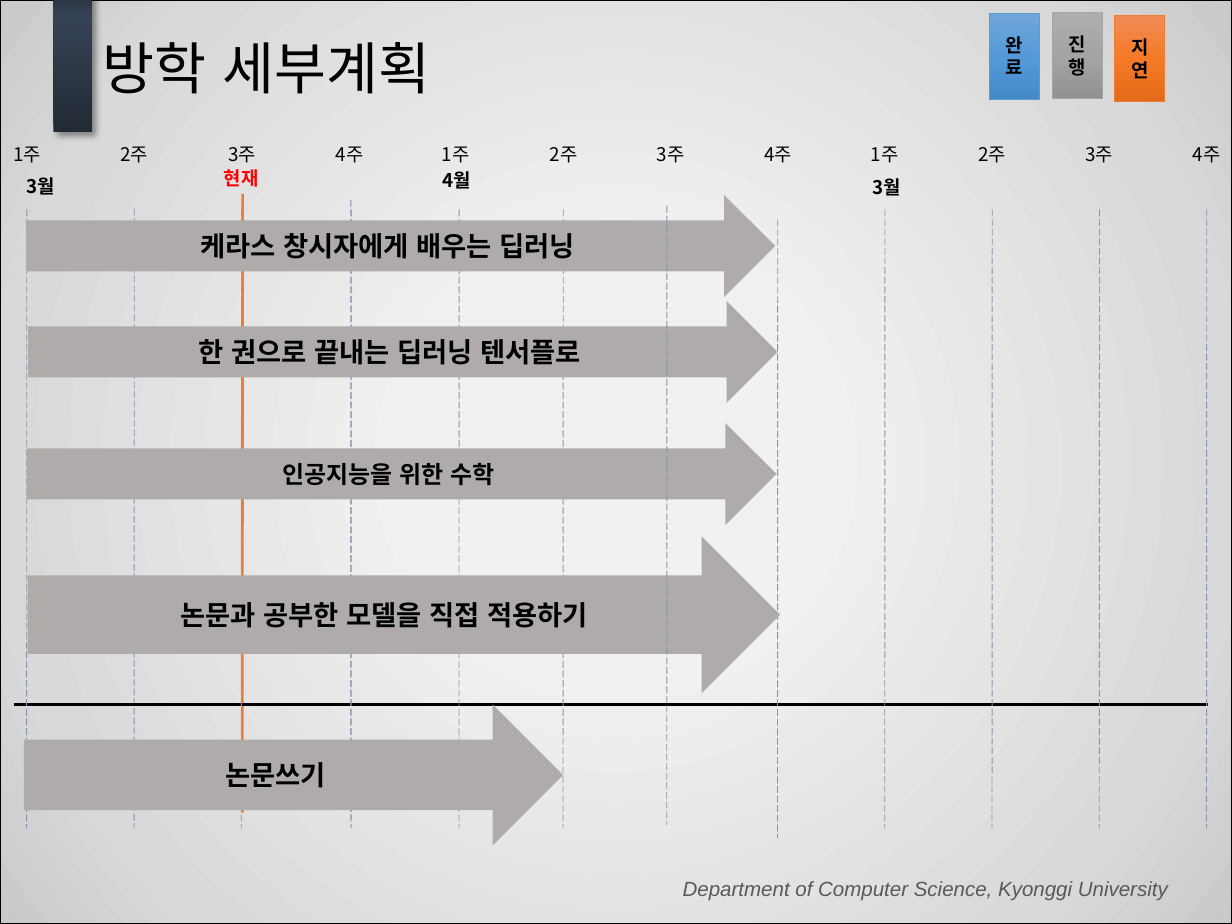
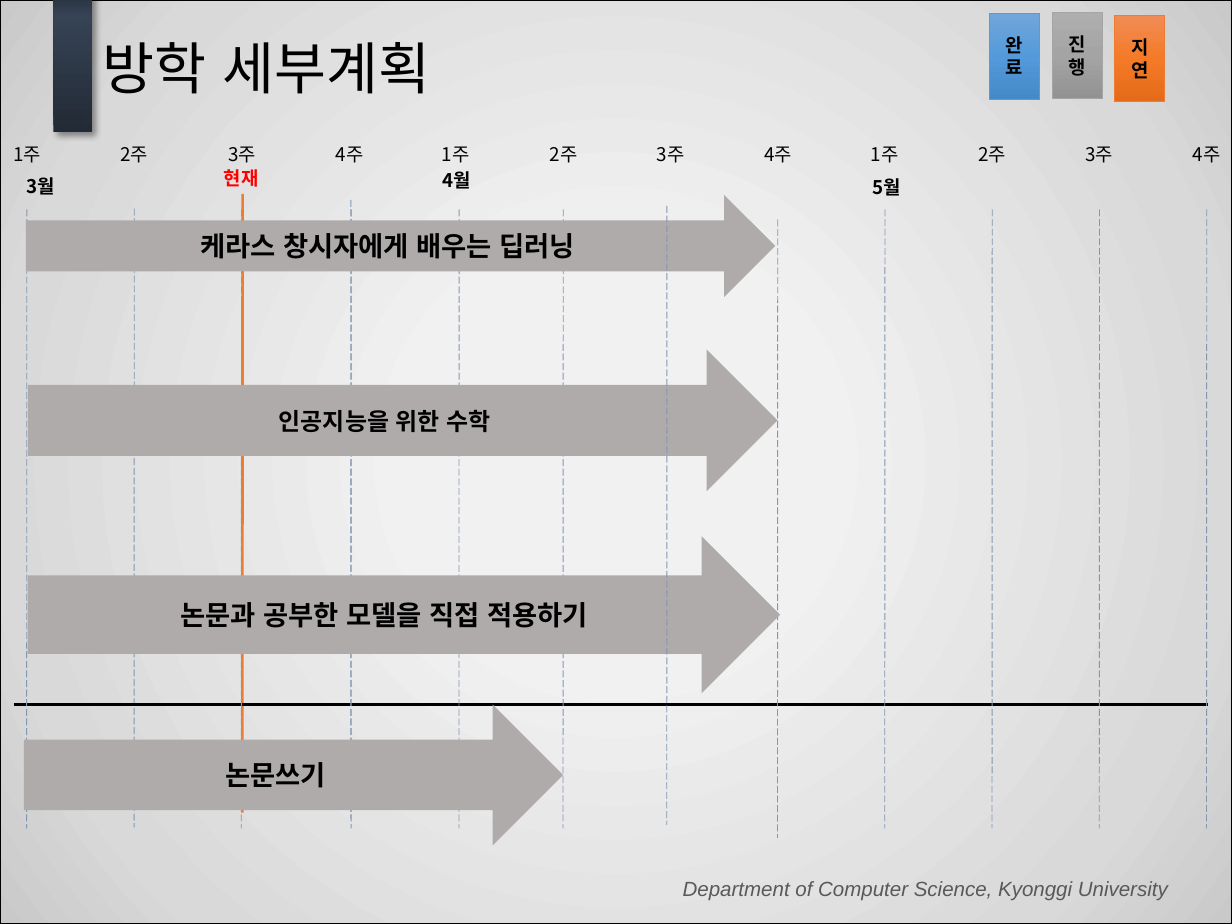
Before and after one commit to Lay4U/ROTS_StepByStep, a slide deck: slide 2 of 세미나/3월 3주차 (김형래).pptx. Drawn at 1232x924 pixels with LibreOffice and Linux fonts; fonts in the diff are those of the drawing; background and template pictures are left out. Boxes give left, top, right and bottom in pixels: in the first picture for what was removed or moved away, otherwise in the second. Text is boxed around its words. In the diff, an @@ line names an element or a change of style, - is before the commit and + after.

```diff
--- a/세미나/3월 3주차 (김형래).pptx
+++ b/세미나/3월 3주차 (김형래).pptx
@@ text at bbox=[873, 178, 901, 196]: text changed @@
-3월
+5월
@@ right arrow removed at bbox=[28, 301, 777, 403] @@
-한 권으로 끝내는 딥러닝 텐서플로
@@ right arrow "인공지능을 위한 수학": place and size @@
-right arrow "인공지능을 위한 수학" at bbox=[27, 423, 776, 525]
+right arrow "인공지능을 위한 수학" at bbox=[28, 350, 777, 492]
```
Also in this commit, not shown: 2 other slides changed, 1 other file.
